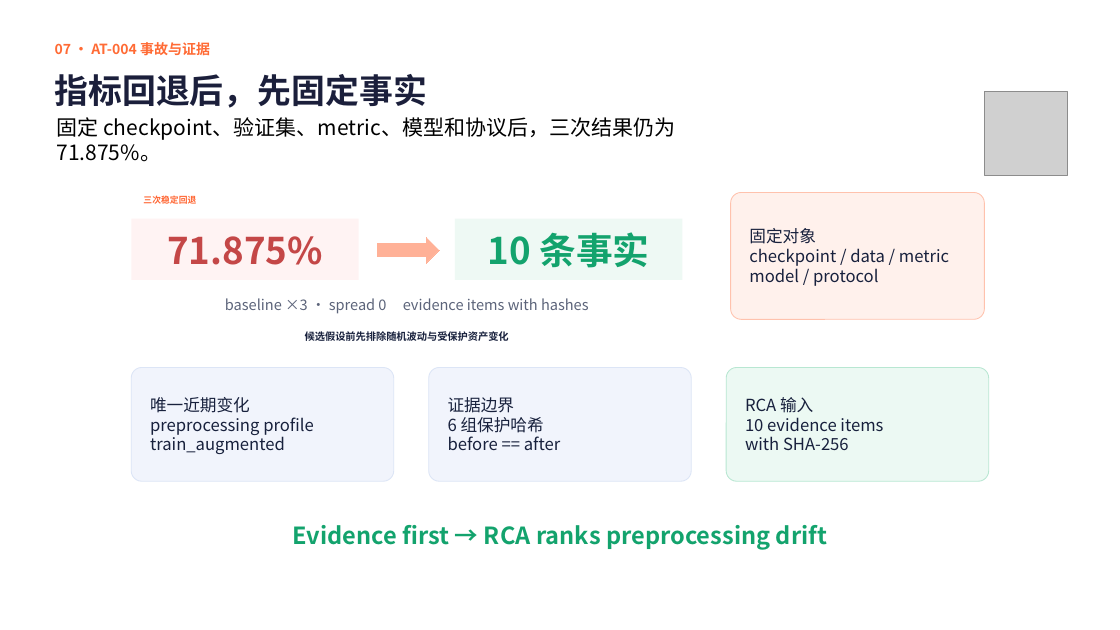
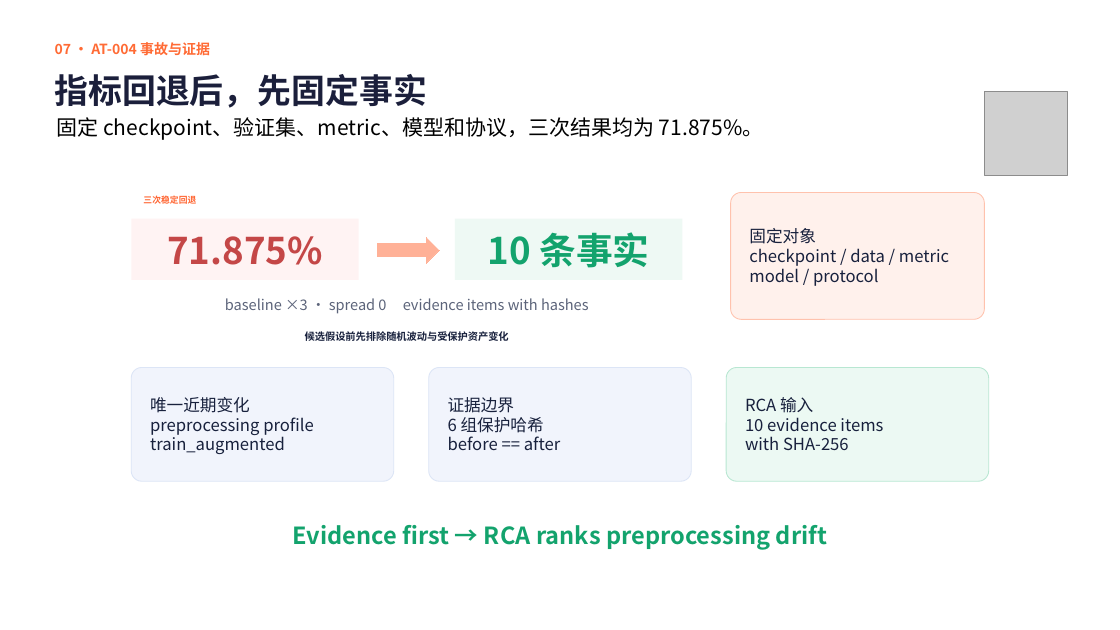
Before and after one commit to JAKIIC/LabOps-Guard, a slide deck: slide 12 of submission/LabOps-Guard-GOAI-复赛方案-v1.0-rc1.pptx. Drawn at 1120x630 pixels with LibreOffice and Linux fonts; fonts in the diff are those of the drawing; grey boxes stand for pictures. Boxes give left, top, right and bottom in pixels: in the first picture for what was removed or moved away, otherwise in the second. Text is boxed around its words. In the diff, an @@ line names an element or a change of style, - is before the commit and + after.

```diff
--- a/submission/LabOps-Guard-GOAI-复赛方案-v1.0-rc1.pptx
+++ b/submission/LabOps-Guard-GOAI-复赛方案-v1.0-rc1.pptx
@@ text at [57, 117, 763, 140]: text changed @@
-固定 checkpoint、验证集、metric、模型和协议后，三次结果仍为 71.875%。
+固定 checkpoint、验证集、metric、模型和协议，三次结果均为 71.875%。
```
Also in this commit, not shown: 1 other slide changed, 7 other files.
